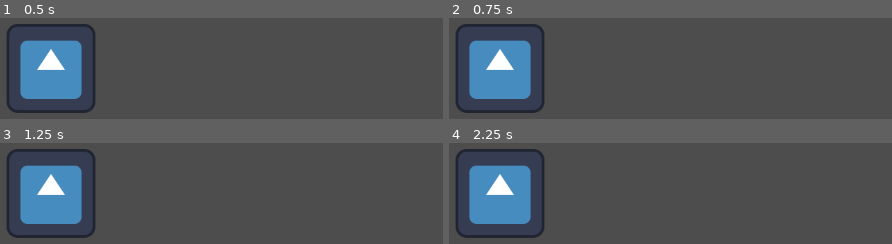
Above: before the commit, frames 1-4 (two rows, left to right).
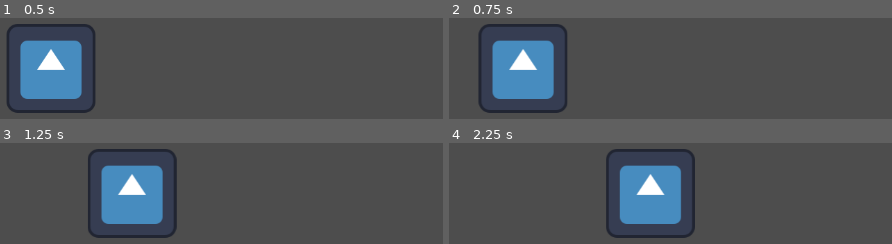
Above: after the commit, the same moments.

Repository: FlorianLesieur/UniJamTeam2Coop
Game: Godot game, scene res://Scenes/TestVincent/node_2d.tscn
Same seed, same stepped clock (60 frames per second), same inputs: the game is played once before the commit and once after it. This scene is started directly instead of the project's main scene. The engine's default icon, where the game draws it, is replaced by a stand-in: a white triangle on a blue panel in a dark square.
Inputs:
- Up to frame 1 (0.5 s): no input
- Up to frame 2 (0.75 s): tap Enter (ui_accept) at 0.5, 0.6 s; hold Right (Right, bound only after the commit) from 0.53 s (still down)
- Up to frame 3 (1.25 s): keep holding Right (Right, bound only after the commit); tap Enter (ui_accept) at 0.77, 1.07 s
- Up to frame 4 (2.25 s): tap Enter (ui_accept) at 1.35, 1.52, 1.82, 2.1 s; release Right (Right, bound only after the commit) at 2.03 s; hold Left (Left, bound only after the commit) from 2.03 s (still down)

Frame 1 is identical in both runs. In frame 2, 9.6% of the frame differs, in the area x 1-27%, y 5-95%; in frame 3, 20%; in frame 4, 21%, in the area x 1-56%, y 5-95%.

Commit message:
modifs
les mouvements gauche/droite/haut/bas  fonctionnent

Diff:
--- a/character_body_2d.gd
+++ b/character_body_2d.gd
@@ -1,24 +1,20 @@
 extends CharacterBody2D
 
 
-const SPEED = 300.0
-const JUMP_VELOCITY = -400.0
+const SPEED = 10000.0
 
 
 func _physics_process(delta: float) -> void:
 
 
-	# Handle jump.
-	if Input.is_action_just_pressed("ui_accept") and is_on_floor():
-		velocity.y = JUMP_VELOCITY
-
 	# Get the input direction and handle the movement/deceleration.
 	# As good practice, you should replace UI actions with custom gameplay actions.
-	var direction := Input.get_axis("Left", "Right")
-	print(direction)
+	var direction := Input.get_vector("Left", "Right", "Up", "Down")
 	if direction:
-		velocity.x = direction * SPEED
-	else:
-		velocity.x = move_toward(velocity.x, 0, SPEED)
+		velocity = direction.normalized() * SPEED * delta
+	else :
+		velocity = Vector2.ZERO
+
+
 
 	move_and_slide()
--- a/project.godot
+++ b/project.godot
@@ -37,13 +37,22 @@
 }
 Right={
 "deadzone": 0.0,
-"events": [Object(InputEventKey,"resource_local_to_scene":false,"resource_name":"","device":-1,"window_id":0,"alt_pressed":false,"shift_pressed":false,"ctrl_pressed":false,"meta_pressed":false,"pressed":false,"keycode":0,"physical_keycode":68,"key_label":0,"unicode":100,"location":0,"echo":false,"script":null)
-, Object(InputEventKey,"resource_local_to_scene":false,"resource_name":"","device":-1,"window_id":0,"alt_pressed":false,"shift_pressed":false,"ctrl_pressed":false,"meta_pressed":false,"pressed":false,"keycode":0,"physical_keycode":32,"key_label":0,"unicode":32,"location":0,"echo":false,"script":null)
+"events": [Object(InputEventKey,"resource_local_to_scene":false,"resource_name":"","device":16,"window_id":0,"alt_pressed":false,"shift_pressed":false,"ctrl_pressed":false,"meta_pressed":false,"pressed":false,"keycode":0,"physical_keycode":4194321,"key_label":0,"unicode":0,"location":0,"echo":false,"script":null)
 ]
 }
 Left={
-"deadzone": 0.2,
-"events": [Object(InputEventKey,"resource_local_to_scene":false,"resource_name":"","device":-1,"window_id":0,"alt_pressed":false,"shift_pressed":false,"ctrl_pressed":false,"meta_pressed":false,"pressed":false,"keycode":0,"physical_keycode":65,"key_label":0,"unicode":113,"location":0,"echo":false,"script":null)
+"deadzone": 0.0,
+"events": [Object(InputEventKey,"resource_local_to_scene":false,"resource_name":"","device":16,"window_id":0,"alt_pressed":false,"shift_pressed":false,"ctrl_pressed":false,"meta_pressed":false,"pressed":false,"keycode":0,"physical_keycode":4194319,"key_label":0,"unicode":0,"location":0,"echo":false,"script":null)
+]
+}
+Up={
+"deadzone": 0.0,
+"events": [Object(InputEventKey,"resource_local_to_scene":false,"resource_name":"","device":16,"window_id":0,"alt_pressed":false,"shift_pressed":false,"ctrl_pressed":false,"meta_pressed":false,"pressed":false,"keycode":0,"physical_keycode":4194320,"key_label":0,"unicode":0,"location":0,"echo":false,"script":null)
+]
+}
+Down={
+"deadzone": 0.0,
+"events": [Object(InputEventKey,"resource_local_to_scene":false,"resource_name":"","device":16,"window_id":0,"alt_pressed":false,"shift_pressed":false,"ctrl_pressed":false,"meta_pressed":false,"pressed":false,"keycode":0,"physical_keycode":4194322,"key_label":0,"unicode":0,"location":0,"echo":false,"script":null)
 ]
 }
 
Not shown, added: Scenes/TestVincent/node_2d.tscn6860694956.tmp
Not shown, added: Scenes/TestVincent/node_2d.tscn6879427860.tmp
Not shown, added: Scenes/TestVincent/node_2d.tscn6893077202.tmp
